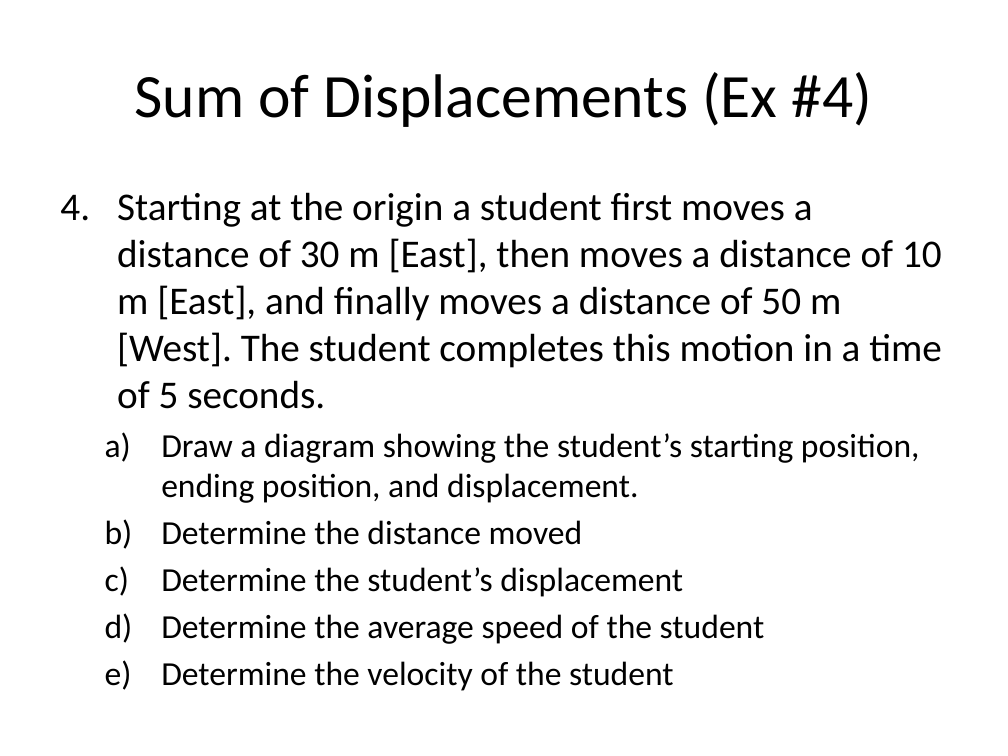
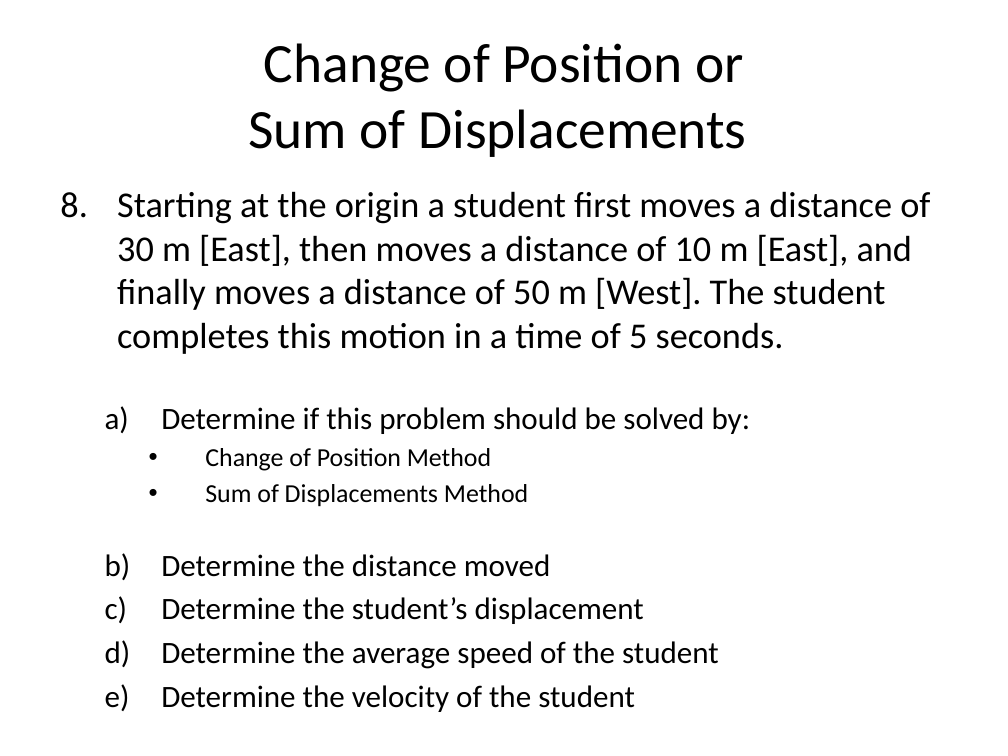
Before and after one commit to Greg5519/SPH3U0, a slide deck: slide 13 of Unit 3 Kinematics/Day03 Motion 1D/1D Motion Problems.pptx (slide 12 before the commit). Drawn at 1008x756 pixels with LibreOffice and Linux fonts; fonts in the diff are those of the drawing. Boxes give left, top, right and bottom in pixels: in the first picture for what was removed or moved away, otherwise in the second. Text is boxed around its words. In the diff, an @@ line names an element or a change of style, - is before the commit and + after.

```diff
--- a/Unit 3 Kinematics/Day03 Motion 1D/1D Motion Problems.pptx
+++ b/Unit 3 Kinematics/Day03 Motion 1D/1D Motion Problems.pptx
@@ title at [248, 43, 746, 157]: text changed; size 44 to 39.6 pt @@
-Sum of Displacements (Ex #4)
+Change of Position or
+Sum of Displacements
@@ text at [117, 191, 930, 669]: size 28 to 25.9 pt in "Starting at the origin a student first ..."; size 24 to 22.2 pt in "Determine the distance moved", "Determine the student’s displacement", "Determine the average speed of the student", "Determine the velocity of the student" @@
@@ text at [161, 407, 751, 507]: text changed; size 24 to 18.5 pt @@
-  a) Draw a diagram showing the student’s starting position, ending position, and displacement.
+  a) Determine if this problem should be solved by:
+    • Change of Position Method
+    • Sum of Displacements Method
```
Also in this commit, not shown: 9 other slides changed, 1 slide added, 1 other file.
